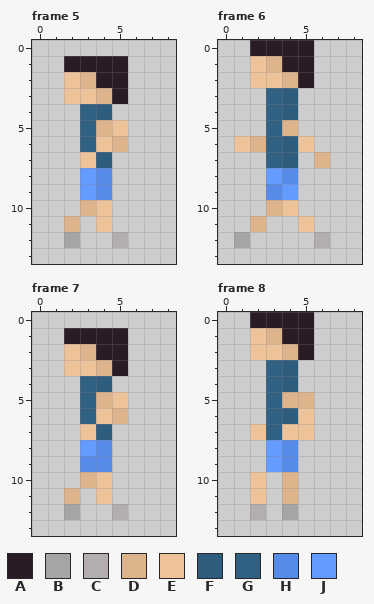
Pixel-art file -- Assets/PersonalAssets/NPC/Day2/ManDayTwoIncorrectLeftWalk.aseprite. Above is the file before it was changed.
9x14 pixels, 10 frames. Shown: frame 5, frame 6, frame 7, frame 8. The commit also changed other frames, which this record leaves out.
Palette (. is transparent): A #291c25  B #a5a5a5  C #b3adad  D #ddb38b  E #eec39a  F #2e5c7c  G #306082  H #568bea  J #639bff
After:
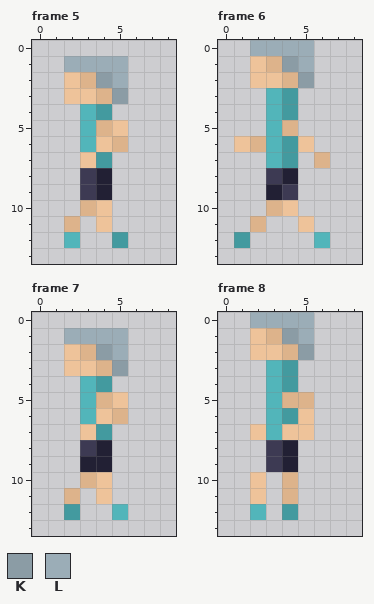
Colours new in this view: K #8b9ca5  L #9badb7
From the commit log: Assets update All skins for NPCs for day two made
The edit:
@@ palette @@
-F #2e5c7c
+F #439a9f
-G #306082
+G #52b5ba
-H #568bea
+H #222034
-J #639bff
+J #3d3a53
--- frame 5
@@ x 0..8 @@
  0 .........
- 1 ..AAAA...
- 2 ..EDAA...
- 3 ..EEDA...
+ 1 ..LLLL...
+ 2 ..EDKL...
+ 3 ..EEDK...
  4 ...GF....
@@ x 0..8 @@
 11 ..D.E....
-12 ..B..C...
+12 ..G..F...
 13 .........
--- frame 6
@@ x 0..8 @@
- 0 ..AAAA...
- 1 ..EDAA...
- 2 ..EEDA...
+ 0 ..LLLL...
+ 1 ..EDKL...
+ 2 ..EEDK...
  3 ...GF....
@@ x 0..8 @@
 11 ..D..E...
-12 .B....C..
+12 .F....G..
 13 .........
--- frame 7
@@ x 0..8 @@
  0 .........
- 1 ..AAAA...
- 2 ..EDAA...
- 3 ..EEDA...
+ 1 ..LLLL...
+ 2 ..EDKL...
+ 3 ..EEDK...
  4 ...GF....
@@ x 0..8 @@
 11 ..D.E....
-12 ..B..C...
+12 ..F..G...
 13 .........
--- frame 8
@@ x 0..8 @@
- 0 ..AAAA...
- 1 ..EDAA...
- 2 ..EEDA...
+ 0 ..LLLL...
+ 1 ..EDKL...
+ 2 ..EEDK...
  3 ...GF....
@@ x 0..8 @@
 11 ..E.D....
-12 ..C.B....
+12 ..G.F....
 13 .........
Changed places in both pictures, as pixel boxes (x1, y1, x2, y2):
changed: (64, 56, 128, 248)
changed: (234, 40, 330, 248)
changed: (64, 328, 128, 520)
changed: (250, 312, 314, 520)
